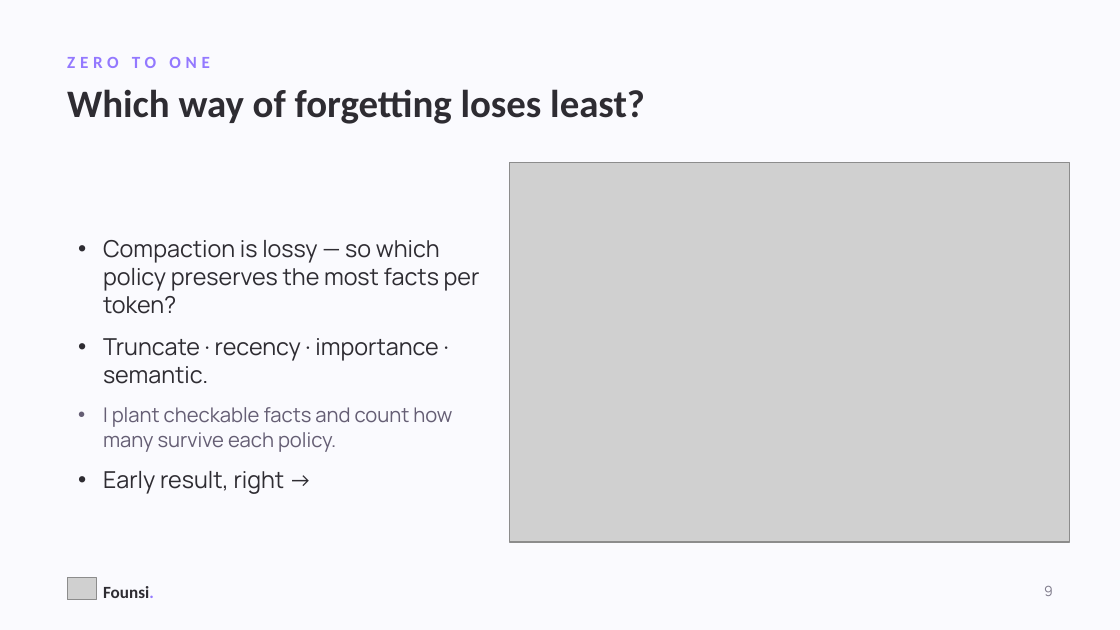
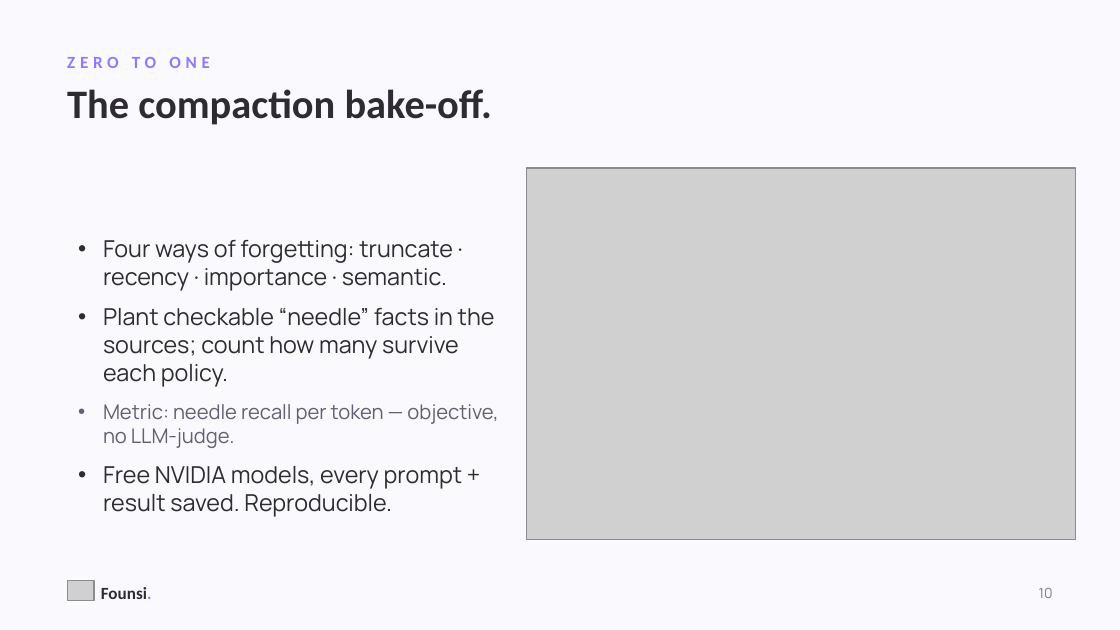
Before and after one commit to kanishkpatel1995/agent-harness, a slide deck: slide 10 of presentation/founsi-context-engineering.pptx (slide 9 before the commit). Drawn at 1120x630 pixels with LibreOffice and Linux fonts; fonts in the diff are those of the drawing; grey boxes stand for pictures. Boxes give left, top, right and bottom in pixels: in the first picture for what was removed or moved away, otherwise in the second. Text is boxed around its words. In the diff, an @@ line names an element or a change of style, - is before the commit and + after.

```diff
--- a/presentation/founsi-context-engineering.pptx
+++ b/presentation/founsi-context-engineering.pptx
@@ text at (67, 89, 492, 125): text changed; size 25 to 26 pt @@
-Which way of forgetting loses least?
+The compaction bake-off.
@@ picture: place and size @@
-picture at (510, 162, 1070, 542)
+picture at (526, 168, 1075, 540)
@@ text at (103, 240, 498, 517): text changed @@
-• Compaction is lossy — so which policy preserves the most facts per token?
-• Truncate · recency · importance · semantic.
-• I plant checkable facts and count how many survive each policy.
-• Early result, right →
+• Four ways of forgetting: truncate · recency · importance · semantic.
+• Plant checkable “needle” facts in the sources; count how many survive each policy.
+• Metric: needle recall per token — objective, no LLM-judge.
+• Free NVIDIA models, every prompt + result saved. Reproducible.
@@ text at (1039, 588, 1053, 598): text changed @@
-9
+10
```
Also in this commit, not shown: 13 other slides changed, 11 slides added, 5 slides removed, 7 other files.
